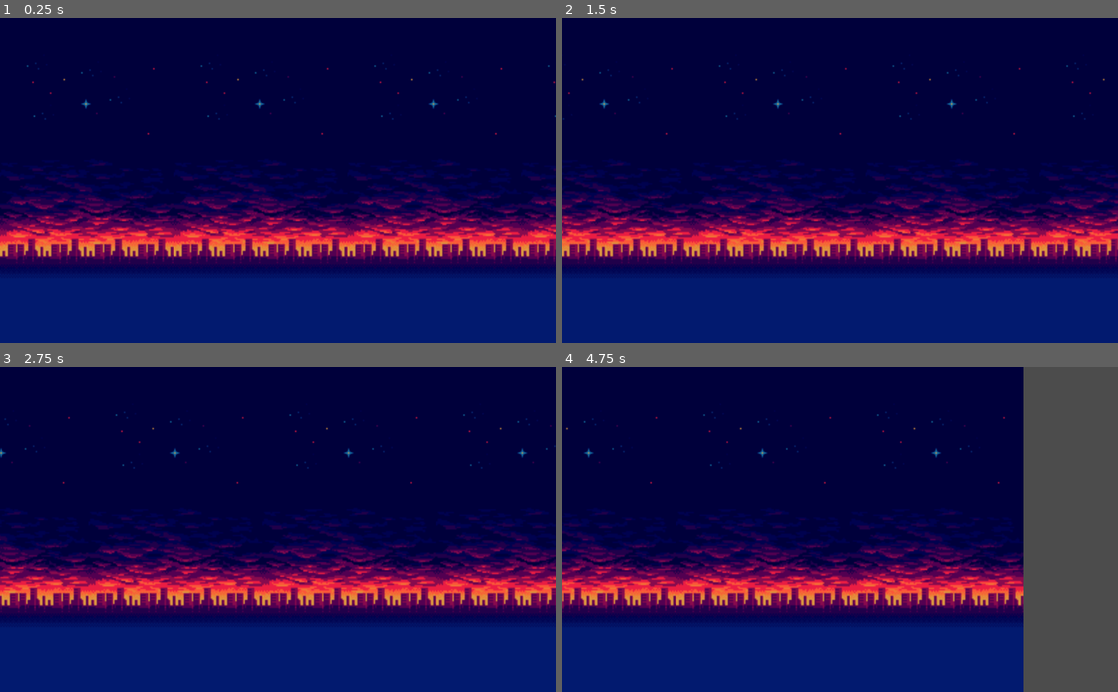
Above: before the commit, frames 1-4 (two rows, left to right).
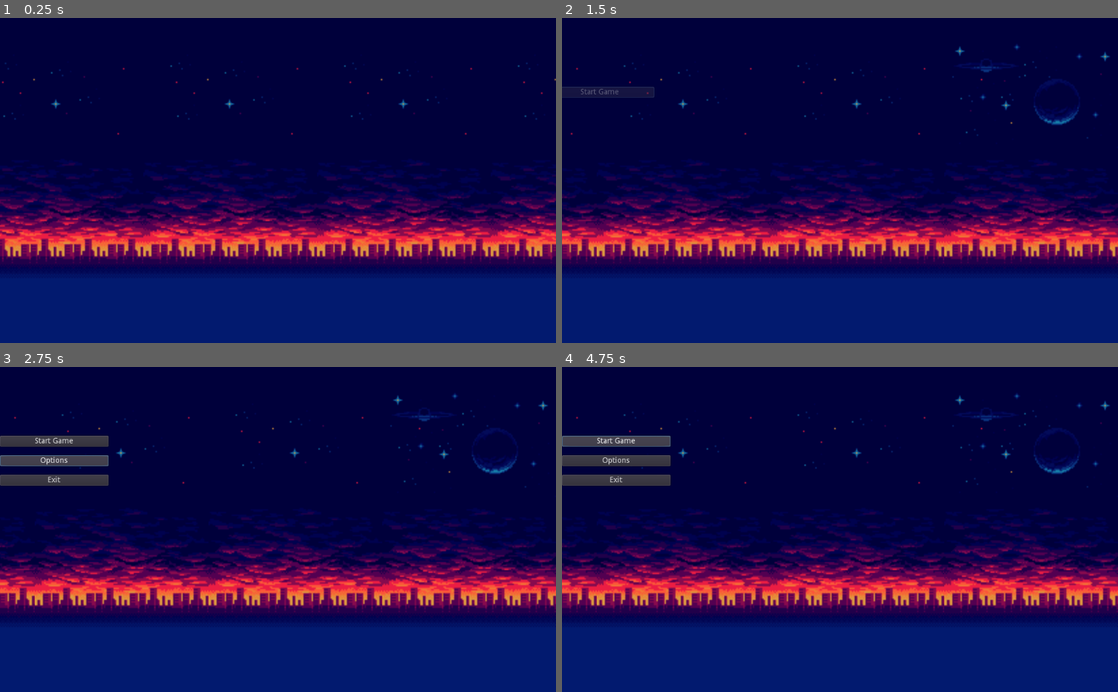
Above: after the commit, the same moments.

Repository: crystal-bit/into-the-breach-opening
Game: Godot game, scene res://Scenes/Main.tscn
Same seed, same stepped clock (60 frames per second), same inputs: the game is played once before the commit and once after it. Before the commit the project starts from res://Scenes/Intro.tscn.
Inputs (mouse positions are in pixels of both pictures, inside the frame that each line leads up to):
- Up to frame 1 (0.25 s): no input
- Up to frame 2 (1.5 s): click (562, 92) at 1.25 s, where only the run after the commit has a clickable "Start Game"
- Up to frame 3 (2.75 s): click (50, 461) at 2 s, where only the run after the commit has a clickable "Options"
- Up to frame 4 (4.75 s): click (617, 441) at 2.75 s, where only the run after the commit has a clickable "Start Game"; click (617, 441) at 3.5 s, where only the run after the commit has a clickable "Start Game"

The runs differ from the first frame. In frame 1, 14% of the frame differs, in the area x 0-100%, y 13-76%; in frame 2, 14%; in frame 3, 15%; in frame 4, 30%, in the area x 0-100%, y 0-100%.

Commit message:
Add menu fade in appear animation

Diff:
--- a/Scenes/Intro.gd
+++ /dev/null
@@ -1,56 +0,0 @@
-extends Node2D
-tool
-
-export(bool) var updateScreen = false
-export(bool) var reset = false
-
-export(int) var distance = 750
-export(int) var duration = 5
-
-func _ready():
-	resizeEverything()
-	fillHorizontalSpace()
-	# on resize, update the background
-	get_viewport().connect("size_changed", self, "resizeEverything")
-
-	for c in get_children():
-		if c.name != "Tween":
-			print(typeof(c))
-			c.get_node("Tween").interpolate_property(c, "position", c.position, c.position + Vector2(-distance, 0), duration, Tween.TRANS_CUBIC,Tween.EASE_IN_OUT)
-			c.get_node("Tween").start()
-
-func resizeEverything():
-	removeDuplicateSprites()
-	updateHeight()
-	fillHorizontalSpace()
-
-func removeDuplicateSprites():
-	for c in get_children():
-		if c != $SkylineA:
-			c.queue_free()
-
-func _process(delta):
-	if updateScreen:
-		_ready()
-		updateScreen = false
-	if reset:
-		for c in get_children():
-			if c != $SkylineA:
-				c.queue_free()
-		reset = false
-
-func fillHorizontalSpace():
-	var number_of_sprites = get_viewport_rect().size.x / ($SkylineA.get_rect().size.x * $SkylineA.scale.x)
-	var previousSpr = $SkylineA
-	for i in ceil(number_of_sprites):
-		var tileSpr = $SkylineA.duplicate(DUPLICATE_USE_INSTANCING)
-		tileSpr.position.x = previousSpr.position.x + previousSpr.get_rect().size.x * previousSpr.scale.x
-		previousSpr = tileSpr
-		add_child(tileSpr)
-
-func updateHeight():
-	var missing_height = get_viewport_rect().size.y - $SkylineA.get_rect().size.y
-	if missing_height > 0 :
-		# scale sprite
-		var scale_factor = ($SkylineA.get_rect().size.y + missing_height) / $SkylineA.get_rect().size.y
-		$SkylineA.scale = Vector2(scale_factor, scale_factor)
--- a/Scenes/Intro.tscn
+++ /dev/null
@@ -1,14 +0,0 @@
-[gd_scene load_steps=3 format=2]
-
-[ext_resource path="res://Scenes/Intro.gd" type="Script" id=1]
-[ext_resource path="res://Assets/warped city files/ENVIRONMENT/background/skyline-a.png" type="Texture" id=2]
-
-[node name="Intro" type="Node2D"]
-script = ExtResource( 1 )
-
-[node name="SkylineA" type="Sprite" parent="."]
-scale = Vector2( 2.5, 2.5 )
-texture = ExtResource( 2 )
-centered = false
-
-[node name="Tween" type="Tween" parent="SkylineA"]
--- /dev/null
+++ b/Scenes/Main.tscn
@@ -0,0 +1,21 @@
+[gd_scene load_steps=3 format=2]
+
+[ext_resource path="res://Scenes/ScrollingBackground/ScrollingBackground.tscn" type="PackedScene" id=1]
+[ext_resource path="res://Scenes/MainMenu/MainMenu.tscn" type="PackedScene" id=2]
+
+[node name="Main" type="Node2D"]
+
+[node name="ScrollingBackground" parent="." instance=ExtResource( 1 )]
+distance = 600
+
+[node name="CanvasLayer" type="CanvasLayer" parent="."]
+
+[node name="Menu" parent="CanvasLayer" instance=ExtResource( 2 )]
+anchor_top = 0.5
+anchor_right = 0.0
+anchor_bottom = 0.5
+margin_top = -173.0
+margin_right = 200.0
+margin_bottom = 173.0
+
+[connection signal="transition_completed" from="ScrollingBackground" to="CanvasLayer/Menu" method="_on_ScrollingBackground_transition_completed"]
--- /dev/null
+++ b/Scenes/MainMenu/Button.gd
@@ -0,0 +1,9 @@
+extends Button
+
+
+func _ready():
+	pass
+
+func appear():
+	$Tween.interpolate_property(self, "rect_position:x", -get_rect().size.x, 0, 1, Tween.TRANS_CUBIC, Tween.EASE_OUT)
+	$Tween.start()
--- /dev/null
+++ b/Scenes/MainMenu/MainMenu.gd
@@ -0,0 +1,11 @@
+extends Control
+
+# Called when the node enters the scene tree for the first time.
+func _ready():
+	pass
+
+func _on_ScrollingBackground_transition_completed():
+	showMenu()
+
+func showMenu():
+	$AnimationPlayer.play("MenuAppear")
--- /dev/null
+++ b/Scenes/MainMenu/MainMenu.tscn
@@ -0,0 +1,131 @@
+[gd_scene load_steps=4 format=2]
+
+[ext_resource path="res://Scenes/MainMenu/MainMenu.gd" type="Script" id=1]
+[ext_resource path="res://Scenes/MainMenu/Button.gd" type="Script" id=2]
+
+[sub_resource type="Animation" id=1]
+resource_name = "MenuAppear"
+length = 2.0
+tracks/0/type = "value"
+tracks/0/path = NodePath("VBoxContainer/Button:modulate")
+tracks/0/interp = 1
+tracks/0/loop_wrap = true
+tracks/0/imported = false
+tracks/0/enabled = true
+tracks/0/keys = {
+"times": PoolRealArray( 0, 1.5 ),
+"transitions": PoolRealArray( 1, 1 ),
+"update": 0,
+"values": [ Color( 1, 1, 1, 0 ), Color( 1, 1, 1, 1 ) ]
+}
+tracks/1/type = "value"
+tracks/1/path = NodePath("VBoxContainer/Button2:modulate")
+tracks/1/interp = 1
+tracks/1/loop_wrap = true
+tracks/1/imported = false
+tracks/1/enabled = true
+tracks/1/keys = {
+"times": PoolRealArray( 0, 0.5, 1.5 ),
+"transitions": PoolRealArray( 1, 1, 1 ),
+"update": 0,
+"values": [ Color( 1, 1, 1, 0 ), Color( 1, 1, 1, 0 ), Color( 1, 1, 1, 1 ) ]
+}
+tracks/2/type = "value"
+tracks/2/path = NodePath("VBoxContainer/Button3:modulate")
+tracks/2/interp = 1
+tracks/2/loop_wrap = true
+tracks/2/imported = false
+tracks/2/enabled = true
+tracks/2/keys = {
+"times": PoolRealArray( 0, 0.7, 1.5 ),
+"transitions": PoolRealArray( 1, 1, 1 ),
+"update": 0,
+"values": [ Color( 1, 1, 1, 0 ), Color( 1, 1, 1, 0 ), Color( 1, 1, 1, 1 ) ]
+}
+tracks/3/type = "method"
+tracks/3/path = NodePath("VBoxContainer/Button")
+tracks/3/interp = 1
+tracks/3/loop_wrap = true
+tracks/3/imported = false
+tracks/3/enabled = true
+tracks/3/keys = {
+"times": PoolRealArray( 0 ),
+"transitions": PoolRealArray( 1 ),
+"values": [ {
+"args": [  ],
+"method": "appear"
+} ]
+}
+tracks/4/type = "method"
+tracks/4/path = NodePath("VBoxContainer/Button2")
+tracks/4/interp = 1
+tracks/4/loop_wrap = true
+tracks/4/imported = false
+tracks/4/enabled = true
+tracks/4/keys = {
+"times": PoolRealArray( 0.3 ),
+"transitions": PoolRealArray( 1 ),
+"values": [ {
+"args": [  ],
+"method": "appear"
+} ]
+}
+tracks/5/type = "method"
+tracks/5/path = NodePath("VBoxContainer/Button3")
+tracks/5/interp = 1
+tracks/5/loop_wrap = true
+tracks/5/imported = false
+tracks/5/enabled = true
+tracks/5/keys = {
+"times": PoolRealArray( 0.6 ),
+"transitions": PoolRealArray( 1 ),
+"values": [ {
+"args": [  ],
+"method": "appear"
+} ]
+}
+
+[node name="Menu" type="Control"]
+anchor_right = 1.0
+anchor_bottom = 1.0
+size_flags_horizontal = 3
+size_flags_vertical = 3
+script = ExtResource( 1 )
+
+[node name="VBoxContainer" type="VBoxContainer" parent="."]
+anchor_right = 1.0
+anchor_bottom = 1.0
+custom_constants/separation = 16
+
+[node name="Button" type="Button" parent="VBoxContainer"]
+modulate = Color( 1, 1, 1, 0 )
+margin_right = 1024.0
+margin_bottom = 20.0
+text = "Start Game"
+script = ExtResource( 2 )
+
+[node name="Tween" type="Tween" parent="VBoxContainer/Button"]
+
+[node name="Button2" type="Button" parent="VBoxContainer"]
+modulate = Color( 1, 1, 1, 0 )
+margin_top = 36.0
+margin_right = 1024.0
+margin_bottom = 56.0
+text = "Options"
+script = ExtResource( 2 )
+
+[node name="Tween" type="Tween" parent="VBoxContainer/Button2"]
+
+[node name="Button3" type="Button" parent="VBoxContainer"]
+modulate = Color( 1, 1, 1, 0 )
+margin_top = 72.0
+margin_right = 1024.0
+margin_bottom = 92.0
+rect_pivot_offset = Vector2( 1035, 33 )
+text = "Exit"
+script = ExtResource( 2 )
+
+[node name="Tween" type="Tween" parent="VBoxContainer/Button3"]
+
+[node name="AnimationPlayer" type="AnimationPlayer" parent="."]
+anims/MenuAppear = SubResource( 1 )
--- /dev/null
+++ b/Scenes/ScrollingBackground/ScrollingBackground.gd
@@ -0,0 +1,88 @@
+extends Node2D
+tool
+
+export(bool) var updateScreen = false
+export(bool) var reset = false
+export(bool) var testAnimation = false
+
+export(int) var distance = 750
+export(int) var duration = 5
+
+signal transition_completed
+
+func _ready():
+	resetScene()
+	resizeEverything()
+	fillHorizontalSpace()
+	# on resize, update the background
+	get_viewport().connect("size_changed", self, "resizeEverything")
+
+	if !Engine.editor_hint:
+		moveSprites()
+
+func moveSprites():
+	var movementToPositionTheMoonOnTheRight = $SkylineMoon.position.x + $SkylineMoon.get_rect().size.x * $SkylineMoon.scale.x - get_viewport_rect().size.x
+	for c in get_children():
+		if c.name != "Tween":
+			c.get_node("Tween").interpolate_property(c, "position", c.position, c.position + Vector2(-movementToPositionTheMoonOnTheRight, 0), duration, Tween.TRANS_CUBIC,Tween.EASE_IN_OUT)
+			c.get_node("Tween").start()
+	$SkylineMoon/Tween.connect("tween_step", self, "onTweenStep")
+
+func onTweenStep(twnObj, propertyStr, elapsedTime, value):
+	var completionRate = elapsedTime / duration
+	if completionRate == 1:
+		print("signal dispatch")
+		emit_signal("transition_completed")
+
+func resizeEverything():
+	removeDuplicateSprites()
+	updateHeight()
+	fillHorizontalSpace()
+
+func removeDuplicateSprites():
+	for c in get_children():
+		# if the child is not the original Sprite
+		if c != $SkylineA and c != $SkylineMoon:
+			c.queue_free()
+
+func _process(delta):
+	if updateScreen:
+		_ready()
+		updateScreen = false
+	if reset:
+		resetScene()
+		reset = false
+	if testAnimation:
+		resetScene()
+		fillHorizontalSpace()
+		moveSprites()
+		testAnimation = false
+
+func resetScene():
+	for c in get_children():
+		if c != $SkylineA and c != $SkylineMoon:
+			c.queue_free()
+		else:
+			$SkylineA.position = Vector2()
+			$SkylineMoon.position = Vector2($SkylineA.get_rect().size.x, 0)
+
+func fillHorizontalSpace():
+	var spritesCountInViewport = get_viewport_rect().size.x / ($SkylineA.get_rect().size.x * $SkylineA.scale.x)
+	print(spritesCountInViewport)
+	var spritesToCoverDistance = distance / ($SkylineA.get_rect().size.x * $SkylineA.scale.x)
+	var spritesTotal = spritesCountInViewport + spritesToCoverDistance
+	var previousSpr = $SkylineA
+	for i in floor(spritesTotal) - 1:
+		var tileSpr = $SkylineA.duplicate(DUPLICATE_USE_INSTANCING)
+		tileSpr.position.x = previousSpr.position.x + previousSpr.get_rect().size.x * previousSpr.scale.x
+		previousSpr = tileSpr
+		add_child(tileSpr)
+	$SkylineMoon.position.x = previousSpr.position.x + previousSpr.get_rect().size.x * previousSpr.scale.x
+
+func updateHeight():
+	var missing_height = get_viewport_rect().size.y - $SkylineA.get_rect().size.y
+	if missing_height > 0 :
+		# scale sprite
+		var scale_factor = ($SkylineA.get_rect().size.y + missing_height) / $SkylineA.get_rect().size.y
+		$SkylineA.scale = Vector2(scale_factor, scale_factor)
+		$SkylineMoon.scale = Vector2(scale_factor, scale_factor)
--- /dev/null
+++ b/Scenes/ScrollingBackground/ScrollingBackground.tscn
@@ -0,0 +1,29 @@
+[gd_scene load_steps=4 format=2]
+
+[ext_resource path="res://Scenes/ScrollingBackground/ScrollingBackground.gd" type="Script" id=1]
+[ext_resource path="res://Assets/warped city files/ENVIRONMENT/background/skyline-a.png" type="Texture" id=2]
+[ext_resource path="res://Assets/warped city files/ENVIRONMENT/background/skyline-b.png" type="Texture" id=3]
+
+[node name="ScrollingBackground" type="Node2D"]
+script = ExtResource( 1 )
+__meta__ = {
+"_edit_lock_": true
+}
+duration = 1
+
+[node name="SkylineA" type="Sprite" parent="."]
+editor/display_folded = true
+scale = Vector2( 2.5, 2.5 )
+texture = ExtResource( 2 )
+centered = false
+
+[node name="Tween" type="Tween" parent="SkylineA"]
+
+[node name="SkylineMoon" type="Sprite" parent="."]
+editor/display_folded = true
+position = Vector2( 640, 0 )
+scale = Vector2( 2.5, 2.5 )
+texture = ExtResource( 3 )
+centered = false
+
+[node name="Tween" type="Tween" parent="SkylineMoon"]
--- a/Scenes/Test.tscn
+++ /dev/null
@@ -1,3 +0,0 @@
-[gd_scene format=2]
-
-[node name="Node2D" type="Node2D"]
--- a/project.godot
+++ b/project.godot
@@ -16,5 +16,5 @@
 [application]
 
 config/name="into-the-breach-intro"
-run/main_scene="res://Scenes/Intro.tscn"
+run/main_scene="res://Scenes/Main.tscn"
 config/icon="res://icon.png"
